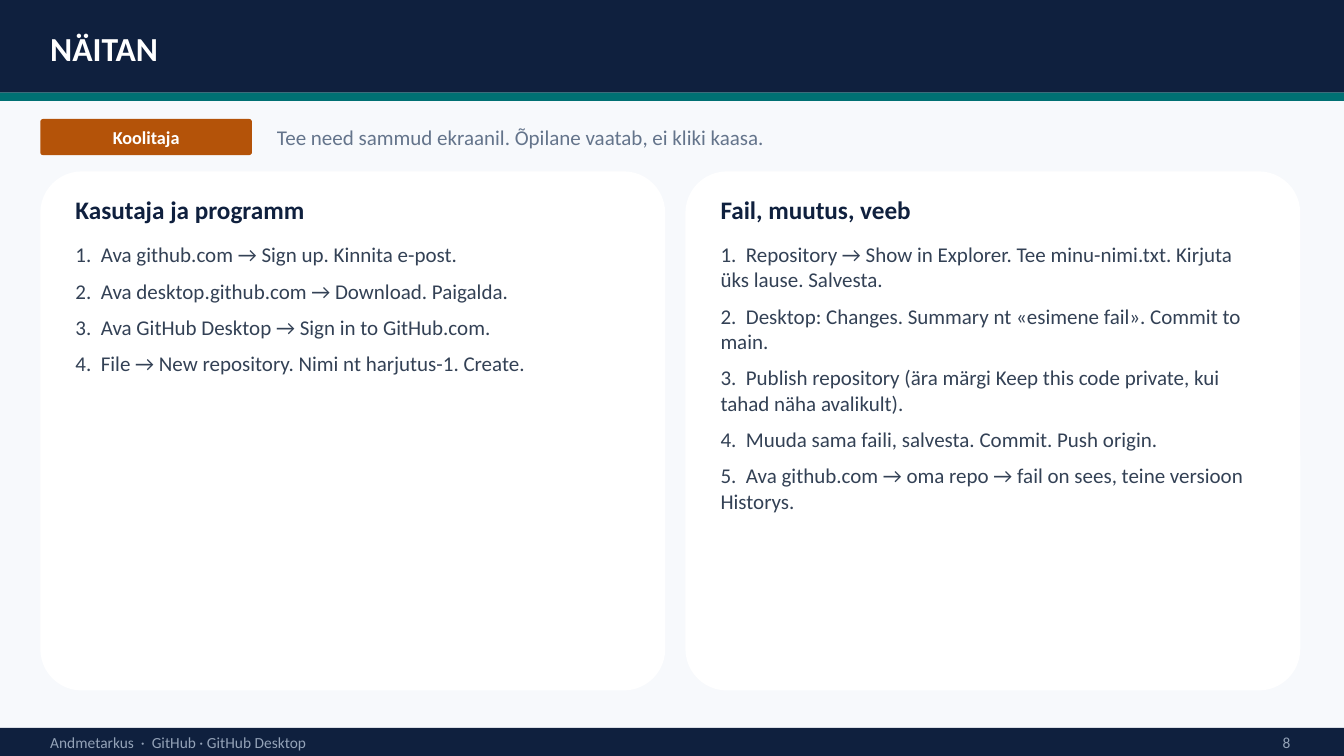
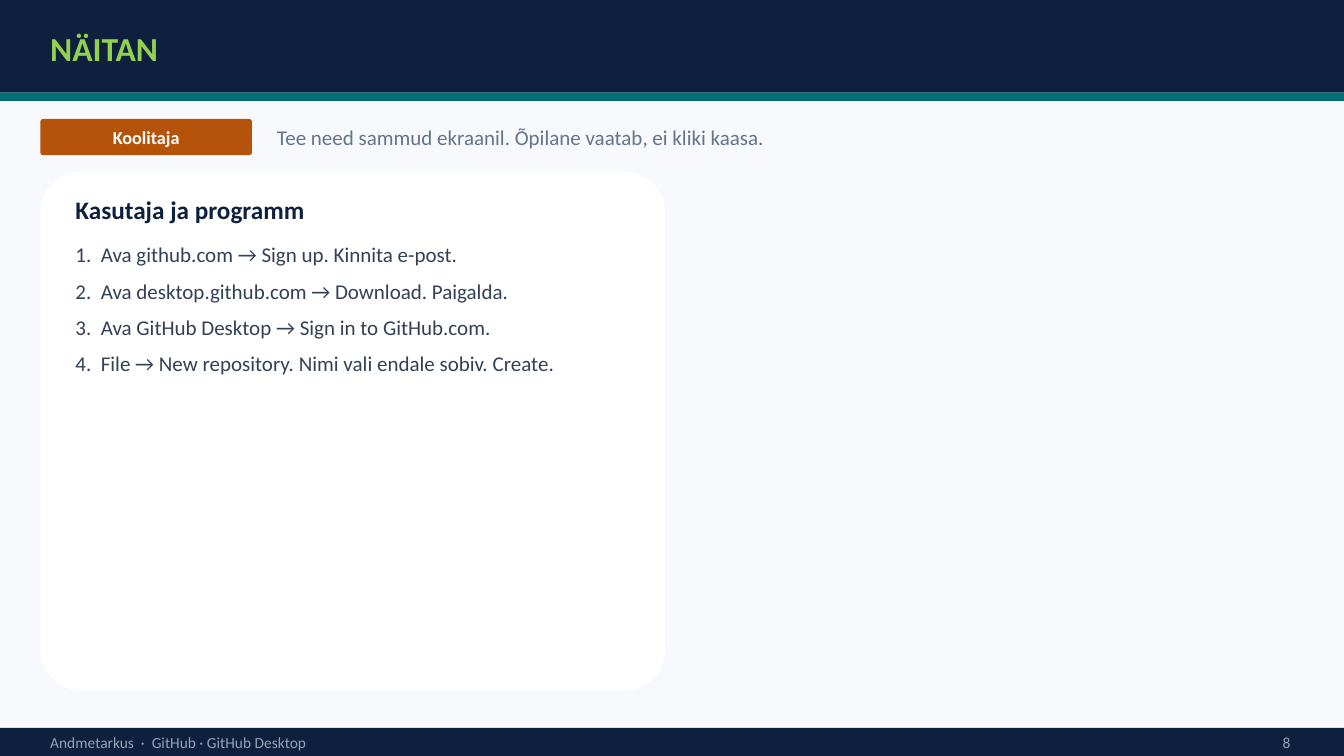
Before and after one commit to emilieabel/andmetarkus, a slide deck: slide 8 of Materjalid/Day15 AI Github/github-desktop-esitlus.pptx (slide 9 before the commit). Drawn at 1344x756 pixels with LibreOffice and Linux fonts; fonts in the diff are those of the drawing. Boxes give left, top, right and bottom in pixels: in the first picture for what was removed or moved away, otherwise in the second. Text is boxed around its words. In the diff, an @@ line names an element or a change of style, - is before the commit and + after.

```diff
--- a/Materjalid/Day15 AI Github/github-desktop-esitlus.pptx
+++ b/Materjalid/Day15 AI Github/github-desktop-esitlus.pptx
@@ text "NÄITAN" at [50, 34, 158, 61]: text colour #FFFFFF to #92D050 @@
@@ rounded rectangle removed at [686, 171, 1301, 691] @@
@@ text removed at [721, 201, 911, 223] @@
-Fail, muutus, veeb
@@ text removed at [721, 247, 1243, 513] @@
-1. Repository → Show in Explorer. Tee minu-nimi.txt. Kirjuta üks lause. Salvesta.
-2. Desktop: Changes. Summary nt «esimene fail». Commit to main.
-3. Publish repository (ära märgi Keep this code private, kui tahad näha avalikult).
-4. Muuda sama faili, salvesta. Commit. Push origin.
-5. Ava github.com → oma repo → fail on sees, teine versioon Historys.
@@ text at [75, 356, 554, 375]: text changed @@
-4. File → New repository. Nimi nt harjutus-1. Create.
+4. File → New repository. Nimi vali endale sobiv. Create.
```
Also in this commit, not shown: 4 other slides changed, 5 slides added, 3 slides removed, 1 other file.
